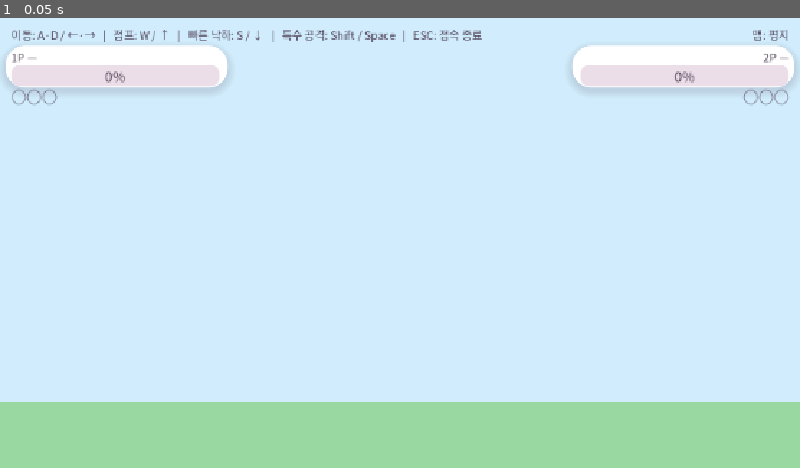
Above: before the commit, frame 1.
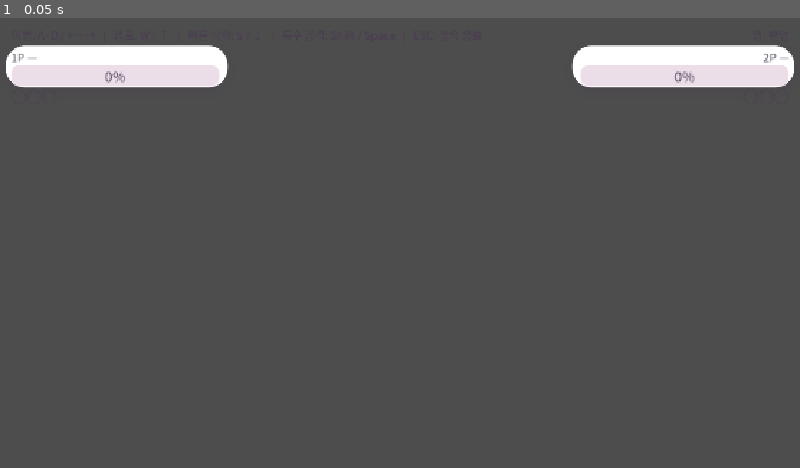
Above: after the commit, the same moment.

Repository: KADSA-OFFICIAL/Group-3
Game: Godot game, scene res://scenes/main.tscn
Two runs of this game, one before a commit and one after it. Both use one fixed random seed, a clock stepped at 60 frames per second and the inputs below. This scene is started directly instead of the project's main scene.
Inputs:
- Up to frame 1 (0.05 s): no input

The runs differ from the first frame. In frame 1, 95% of the frame differs, in the area x 0-100%, y 0-100%.
Error after the commit: Parse Error: Cannot infer the type of "path" variable because the value doesn't have a set type. (res://scripts/maps.gd:64)

Commit message:
feat: 맵 시스템과 맵 3종 추가 — 바다·용암·벽돌 (#62)
맵 시스템 자체가 없었다. main.tscn에 평지가 직접 박혀 있고 스폰 위치도 상수라
맵을 늘릴 자리가 없었다.

- scripts/maps.gd 신설 — 이름·씬 경로의 유일한 출처. 무기·캐릭터 표와 같은 형태
- scenes/maps/ 에 평지·바다·용암·벽돌. 평지는 main.tscn에 있던 지형을 그대로 옮겼다
- main.tscn에서 지형을 빼고 MapRoot만 남긴다. _ready()가 Lobby.map_name으로
  맵 씬을 붙인다 (모든 피어, 스폰보다 먼저)
- 스폰 위치를 맵 씬(Spawns/Spawn1·Spawn2)이 들고 있다
- 즉사 구역은 맵의 Hazard(Area2D) — 물·용암에 닿으면 서버가 죽인다
- 대기실 좌우 화살표 활성화. 맵 "랜덤"은 무기와 같이 서버가 확정한다

GameState.MAPS의 냉장고·봉지 속·위 속은 이 셋으로 교체됐다.
참고 사진은 배치만 참고하고 그림은 가져오지 않았다.

Co-Authored-By: Claude Opus 5 <noreply@anthropic.com>

Diff:
--- a/scenes/main.tscn
+++ b/scenes/main.tscn
@@ -10,44 +10,10 @@
 corner_radius_bottom_left = 12
 corner_detail = 10
 
-[sub_resource type="RectangleShape2D" id="RectangleShape2D_ground"]
-size = Vector2(1152, 96)
-
-[sub_resource type="RectangleShape2D" id="RectangleShape2D_wall"]
-size = Vector2(40, 648)
-
 [node name="Main" type="Node2D"]
 script = ExtResource("2_mainscript")
 
-[node name="Background" type="ColorRect" parent="."]
-offset_right = 1152.0
-offset_bottom = 648.0
-color = Color(0.82, 0.93, 0.99, 1)
-
-[node name="Ground" type="StaticBody2D" parent="."]
-position = Vector2(576, 600)
-
-[node name="GroundRect" type="ColorRect" parent="Ground"]
-offset_left = -576.0
-offset_top = -48.0
-offset_right = 576.0
-offset_bottom = 48.0
-color = Color(0.6, 0.85, 0.63, 1)
-
-[node name="CollisionShape2D" type="CollisionShape2D" parent="Ground"]
-shape = SubResource("RectangleShape2D_ground")
-
-[node name="WallLeft" type="StaticBody2D" parent="."]
-position = Vector2(-20, 324)
-
-[node name="CollisionShape2D" type="CollisionShape2D" parent="WallLeft"]
-shape = SubResource("RectangleShape2D_wall")
-
-[node name="WallRight" type="StaticBody2D" parent="."]
-position = Vector2(1172, 324)
-
-[node name="CollisionShape2D" type="CollisionShape2D" parent="WallRight"]
-shape = SubResource("RectangleShape2D_wall")
+[node name="MapRoot" type="Node2D" parent="."]
 
 [node name="Players" type="Node2D" parent="."]
 
--- /dev/null
+++ b/scenes/maps/brick.tscn
@@ -0,0 +1,99 @@
+[gd_scene format=3]
+
+[sub_resource type="RectangleShape2D" id="RectangleShape2D_ground"]
+size = Vector2(1152, 150)
+
+[sub_resource type="RectangleShape2D" id="RectangleShape2D_float"]
+size = Vector2(300, 40)
+
+[sub_resource type="RectangleShape2D" id="RectangleShape2D_side"]
+size = Vector2(240, 36)
+
+[sub_resource type="RectangleShape2D" id="RectangleShape2D_wall"]
+size = Vector2(40, 648)
+
+[node name="Brick" type="Node2D"]
+
+[node name="Background" type="ColorRect" parent="."]
+offset_right = 1152.0
+offset_bottom = 648.0
+color = Color(0.5, 0.62, 0.95, 1)
+
+[node name="Ground" type="StaticBody2D" parent="."]
+position = Vector2(576, 573)
+
+[node name="BrickRect" type="ColorRect" parent="Ground"]
+offset_left = -576.0
+offset_top = -75.0
+offset_right = 576.0
+offset_bottom = 75.0
+color = Color(0.72, 0.72, 0.72, 1)
+
+[node name="GrassRect" type="ColorRect" parent="Ground"]
+offset_left = -576.0
+offset_top = -75.0
+offset_right = 576.0
+offset_bottom = -51.0
+color = Color(0.28, 0.78, 0.24, 1)
+
+[node name="CollisionShape2D" type="CollisionShape2D" parent="Ground"]
+shape = SubResource("RectangleShape2D_ground")
+
+[node name="FloatPlatform" type="StaticBody2D" parent="."]
+position = Vector2(576, 250)
+
+[node name="Rect" type="ColorRect" parent="FloatPlatform"]
+offset_left = -150.0
+offset_top = -20.0
+offset_right = 150.0
+offset_bottom = 20.0
+color = Color(0.72, 0.72, 0.72, 1)
+
+[node name="CollisionShape2D" type="CollisionShape2D" parent="FloatPlatform"]
+shape = SubResource("RectangleShape2D_float")
+
+[node name="LeftPlatform" type="StaticBody2D" parent="."]
+position = Vector2(60, 420)
+
+[node name="Rect" type="ColorRect" parent="LeftPlatform"]
+offset_left = -120.0
+offset_top = -18.0
+offset_right = 120.0
+offset_bottom = 18.0
+color = Color(0.72, 0.72, 0.72, 1)
+
+[node name="CollisionShape2D" type="CollisionShape2D" parent="LeftPlatform"]
+shape = SubResource("RectangleShape2D_side")
+
+[node name="RightPlatform" type="StaticBody2D" parent="."]
+position = Vector2(1092, 420)
+
+[node name="Rect" type="ColorRect" parent="RightPlatform"]
+offset_left = -120.0
+offset_top = -18.0
+offset_right = 120.0
+offset_bottom = 18.0
+color = Color(0.72, 0.72, 0.72, 1)
+
+[node name="CollisionShape2D" type="CollisionShape2D" parent="RightPlatform"]
+shape = SubResource("RectangleShape2D_side")
+
+[node name="WallLeft" type="StaticBody2D" parent="."]
+position = Vector2(-20, 324)
+
+[node name="CollisionShape2D" type="CollisionShape2D" parent="WallLeft"]
+shape = SubResource("RectangleShape2D_wall")
+
+[node name="WallRight" type="StaticBody2D" parent="."]
+position = Vector2(1172, 324)
+
+[node name="CollisionShape2D" type="CollisionShape2D" parent="WallRight"]
+shape = SubResource("RectangleShape2D_wall")
+
+[node name="Spawns" type="Node2D" parent="."]
+
+[node name="Spawn1" type="Marker2D" parent="Spawns"]
+position = Vector2(400, 440)
+
+[node name="Spawn2" type="Marker2D" parent="Spawns"]
+position = Vector2(752, 440)
--- /dev/null
+++ b/scenes/maps/flat.tscn
@@ -0,0 +1,47 @@
+[gd_scene format=3]
+
+[sub_resource type="RectangleShape2D" id="RectangleShape2D_ground"]
+size = Vector2(1152, 96)
+
+[sub_resource type="RectangleShape2D" id="RectangleShape2D_wall"]
+size = Vector2(40, 648)
+
+[node name="Flat" type="Node2D"]
+
+[node name="Background" type="ColorRect" parent="."]
+offset_right = 1152.0
+offset_bottom = 648.0
+color = Color(0.53, 0.81, 0.92, 1)
+
+[node name="Ground" type="StaticBody2D" parent="."]
+position = Vector2(576, 600)
+
+[node name="GroundRect" type="ColorRect" parent="Ground"]
+offset_left = -576.0
+offset_top = -48.0
+offset_right = 576.0
+offset_bottom = 48.0
+color = Color(0.36, 0.66, 0.32, 1)
+
+[node name="CollisionShape2D" type="CollisionShape2D" parent="Ground"]
+shape = SubResource("RectangleShape2D_ground")
+
+[node name="WallLeft" type="StaticBody2D" parent="."]
+position = Vector2(-20, 324)
+
+[node name="CollisionShape2D" type="CollisionShape2D" parent="WallLeft"]
+shape = SubResource("RectangleShape2D_wall")
+
+[node name="WallRight" type="StaticBody2D" parent="."]
+position = Vector2(1172, 324)
+
+[node name="CollisionShape2D" type="CollisionShape2D" parent="WallRight"]
+shape = SubResource("RectangleShape2D_wall")
+
+[node name="Spawns" type="Node2D" parent="."]
+
+[node name="Spawn1" type="Marker2D" parent="Spawns"]
+position = Vector2(300, 500)
+
+[node name="Spawn2" type="Marker2D" parent="Spawns"]
+position = Vector2(852, 500)
--- /dev/null
+++ b/scenes/maps/lava.tscn
@@ -0,0 +1,66 @@
+[gd_scene format=3]
+
+[sub_resource type="RectangleShape2D" id="RectangleShape2D_island"]
+size = Vector2(620, 120)
+
+[sub_resource type="RectangleShape2D" id="RectangleShape2D_lava"]
+size = Vector2(1552, 160)
+
+[node name="Lava" type="Node2D"]
+
+[node name="Background" type="ColorRect" parent="."]
+offset_right = 1152.0
+offset_bottom = 648.0
+color = Color(0.45, 0.15, 0.16, 1)
+
+[node name="Glow" type="ColorRect" parent="."]
+offset_top = 300.0
+offset_right = 1152.0
+offset_bottom = 560.0
+color = Color(0.58, 0.19, 0.15, 1)
+
+[node name="LavaRect" type="ColorRect" parent="."]
+offset_top = 560.0
+offset_right = 1152.0
+offset_bottom = 648.0
+color = Color(0.95, 0.55, 0.11, 1)
+
+[node name="LavaTop" type="ColorRect" parent="."]
+offset_top = 560.0
+offset_right = 1152.0
+offset_bottom = 572.0
+color = Color(1, 0.75, 0.28, 1)
+
+[node name="Island" type="StaticBody2D" parent="."]
+position = Vector2(576, 500)
+
+[node name="Rock" type="ColorRect" parent="Island"]
+offset_left = -310.0
+offset_top = -60.0
+offset_right = 310.0
+offset_bottom = 60.0
+color = Color(0.22, 0.23, 0.32, 1)
+
+[node name="Crust" type="ColorRect" parent="Island"]
+offset_left = -310.0
+offset_top = -60.0
+offset_right = 310.0
+offset_bottom = -44.0
+color = Color(1, 0.62, 0.18, 1)
+
+[node name="CollisionShape2D" type="CollisionShape2D" parent="Island"]
+shape = SubResource("RectangleShape2D_island")
+
+[node name="Hazard" type="Area2D" parent="."]
+position = Vector2(576, 640)
+
+[node name="CollisionShape2D" type="CollisionShape2D" parent="Hazard"]
+shape = SubResource("RectangleShape2D_lava")
+
+[node name="Spawns" type="Node2D" parent="."]
+
+[node name="Spawn1" type="Marker2D" parent="Spawns"]
+position = Vector2(400, 400)
+
+[node name="Spawn2" type="Marker2D" parent="Spawns"]
+position = Vector2(752, 400)
--- /dev/null
+++ b/scenes/maps/ocean.tscn
@@ -0,0 +1,119 @@
+[gd_scene format=3]
+
+[sub_resource type="RectangleShape2D" id="RectangleShape2D_small"]
+size = Vector2(160, 24)
+
+[sub_resource type="RectangleShape2D" id="RectangleShape2D_mid"]
+size = Vector2(380, 24)
+
+[sub_resource type="RectangleShape2D" id="RectangleShape2D_top"]
+size = Vector2(210, 24)
+
+[sub_resource type="RectangleShape2D" id="RectangleShape2D_column"]
+size = Vector2(28, 200)
+
+[sub_resource type="RectangleShape2D" id="RectangleShape2D_water"]
+size = Vector2(1552, 200)
+
+[node name="Ocean" type="Node2D"]
+
+[node name="Background" type="ColorRect" parent="."]
+offset_right = 1152.0
+offset_bottom = 648.0
+color = Color(0.33, 0.4, 0.68, 1)
+
+[node name="Sky" type="ColorRect" parent="."]
+offset_right = 1152.0
+offset_bottom = 300.0
+color = Color(0.42, 0.5, 0.76, 1)
+
+[node name="WaterRect" type="ColorRect" parent="."]
+offset_top = 520.0
+offset_right = 1152.0
+offset_bottom = 648.0
+color = Color(0.13, 0.36, 0.72, 1)
+
+[node name="WaterFoam" type="ColorRect" parent="."]
+offset_top = 520.0
+offset_right = 1152.0
+offset_bottom = 534.0
+color = Color(0.85, 0.94, 1, 1)
+
+[node name="Tower" type="StaticBody2D" parent="."]
+position = Vector2(576, 470)
+
+[node name="ColumnRect" type="ColorRect" parent="Tower"]
+offset_left = -14.0
+offset_top = -100.0
+offset_right = 14.0
+offset_bottom = 100.0
+color = Color(0.55, 0.57, 0.6, 1)
+
+[node name="CollisionShape2D" type="CollisionShape2D" parent="Tower"]
+shape = SubResource("RectangleShape2D_column")
+
+[node name="TopPlatform" type="StaticBody2D" parent="."]
+position = Vector2(576, 258)
+
+[node name="Rect" type="ColorRect" parent="TopPlatform"]
+offset_left = -105.0
+offset_top = -12.0
+offset_right = 105.0
+offset_bottom = 12.0
+color = Color(0.62, 0.64, 0.67, 1)
+
+[node name="CollisionShape2D" type="CollisionShape2D" parent="TopPlatform"]
+shape = SubResource("RectangleShape2D_top")
+
+[node name="MidPlatform" type="StaticBody2D" parent="."]
+position = Vector2(576, 382)
+
+[node name="Rect" type="ColorRect" parent="MidPlatform"]
+offset_left = -190.0
+offset_top = -12.0
+offset_right = 190.0
+offset_bottom = 12.0
+color = Color(0.62, 0.64, 0.67, 1)
+
+[node name="CollisionShape2D" type="CollisionShape2D" parent="MidPlatform"]
+shape = SubResource("RectangleShape2D_mid")
+
+[node name="LeftPlatform" type="StaticBody2D" parent="."]
+position = Vector2(240, 512)
+
+[node name="Rect" type="ColorRect" parent="LeftPlatform"]
+offset_left = -80.0
+offset_top = -12.0
+offset_right = 80.0
+offset_bottom = 12.0
+color = Color(0.62, 0.64, 0.67, 1)
+
+[node name="CollisionShape2D" type="CollisionShape2D" parent="LeftPlatform"]
+shape = SubResource("RectangleShape2D_small")
+
+[node name="RightPlatform" type="StaticBody2D" parent="."]
+position = Vector2(912, 512)
+
+[node name="Rect" type="ColorRect" parent="RightPlatform"]
+offset_left = -80.0
+offset_top = -12.0
+offset_right = 80.0
+offset_bottom = 12.0
+color = Color(0.62, 0.64, 0.67, 1)
+
+[node name="CollisionShape2D" type="CollisionShape2D" parent="RightPlatform"]
+shape = SubResource("RectangleShape2D_small")
+
+[node name="Hazard" type="Area2D" parent="."]
+position = Vector2(576, 640)
+
+[node name="CollisionShape2D" type="CollisionShape2D" parent="Hazard"]
+shape = SubResource("RectangleShape2D_water")
+
+[node name="Spawns" type="Node2D" parent="."]
+
+[node name="Spawn1" type="Marker2D" parent="Spawns"]
+position = Vector2(240, 460)
+
+[node name="Spawn2" type="Marker2D" parent="Spawns"]
+position = Vector2(912, 460)
--- a/scripts/combat.gd
+++ b/scripts/combat.gd
@@ -54,7 +54,7 @@
 
 ## 낙사 경계 — 화면(1152×648) 밖으로 이만큼 벗어나면 낙사.
 ## "일반 평맵" 은 좌우 벽이 있어서 낙사가 일어나지 않는다.
-## 낙사 공중다리·위 속 같은 맵에서 쓴다.
+## 좌우 벽이 없는 맵(용암 등)에서 쓴다. 물·용암에 닿는 즉사는 맵의 Hazard가 따로 판정한다.
 const FALL_MARGIN_BOTTOM := 200.0
 const FALL_MARGIN_SIDE := 150.0
 
--- a/scripts/game_state.gd
+++ b/scripts/game_state.gd
@@ -13,7 +13,11 @@
 ## 실제 무기 표는 `scripts/weapons.gd`에 있고 여기서는 앞에 "랜덤"만 붙인다 —
 ## **무기를 추가·변경하려면 `Weapons.LIST`를 고친다.** 통합 가이드: docs/weapon-system.md
 var WEAPONS: Array[String] = _selectable_weapons()
-const MAPS := ["랜덤", "평지", "냉장고", "봉지 속", "위 속"]
+## 선택 가능한 맵 목록. 0번 "랜덤"은 실제 맵이 아니며 서버가 확정한다.
+##
+## 실제 맵 표는 `scripts/maps.gd`에 있고 여기서는 앞에 "랜덤"만 붙인다 —
+## **맵을 추가·변경하려면 `Maps.LIST`를 고친다.**
+var MAPS: Array[String] = _selectable_maps()
 
 var p1_config := {"weapon": Weapons.RANDOM, "character": Characters.id_at(0)}
 var p2_config := {"weapon": Weapons.RANDOM, "character": Characters.id_at(1)}
@@ -29,3 +33,10 @@
 	var out: Array[String] = [Weapons.RANDOM]
 	out.append_array(Weapons.names())
 	return out
+
+
+## "랜덤" + 맵 표 전체. 마찬가지로 Maps에서 만들어 쓴다.
+static func _selectable_maps() -> Array[String]:
+	var out: Array[String] = [Maps.RANDOM]
+	out.append_array(Maps.names())
+	return out
--- a/scripts/lobby.gd
+++ b/scripts/lobby.gd
@@ -11,7 +11,8 @@
 ## 경기가 끝나 대기실로 돌아가라는 서버 지시.
 signal match_ended
 
-const DEFAULT_MAP := "평지"
+## 대기실 기본 맵. 실제 맵 목록은 Maps 표가 들고 있다.
+const DEFAULT_MAP := Maps.RANDOM
 
 ## 접속 순서. 먼저 들어온 peer가 1P(슬롯 0)다.
 var order: Array = []
@@ -54,6 +55,12 @@
 ## 내 준비 여부를 서버에 알린다 (클라이언트에서 호출).
 func submit_ready(flag: bool) -> void:
 	_receive_ready.rpc_id(1, flag)
+
+
+## 맵 선택을 서버에 알린다 (클라이언트에서 호출). 맵은 둘이 공유하는 하나뿐이라
+## 누가 바꾸든 양쪽에 적용된다.
+func submit_map(new_map: String) -> void:
+	_receive_map.rpc_id(1, new_map)
 
 
 # ─────────────────────────── 서버 전용 ───────────────────────────
@@ -103,6 +110,19 @@
 	_check_start()
 
 
+@rpc("any_peer", "call_remote", "reliable")
+func _receive_map(new_map: String) -> void:
+	if not multiplayer.is_server():
+		return
+	if not order.has(multiplayer.get_remote_sender_id()):
+		return
+	# 목록에 없는 값은 무시한다 — "랜덤"은 실제 맵이 아니지만 선택지로는 유효하다.
+	if new_map != Maps.RANDOM and not Maps.has(new_map):
+		return
+	map_name = new_map
+	_broadcast()
+
+
 ## 클라이언트가 보낸 값이 목록에 있는 값인지 확인한다.
 func _sanitize(config: Dictionary, slot: int) -> Dictionary:
 	var base := default_config(slot)
@@ -131,6 +151,8 @@
 		var config: Dictionary = configs[peer_id]
 		config["weapon"] = _resolve_weapon(config["weapon"])
 		configs[peer_id] = config
+	# 맵 "랜덤"도 여기서 확정해야 양쪽이 같은 지형을 깐다.
+	map_name = Maps.resolve(map_name)
 	_broadcast()
 	_begin_match.rpc()
 
--- a/scripts/main.gd
+++ b/scripts/main.gd
@@ -11,6 +11,7 @@
 
 const PLAYER_SCENE := preload("res://scenes/player.tscn")
 const PROJECTILE_SCENE := preload("res://scenes/projectile.tscn")
+## 맵에 Spawns가 없을 때만 쓰는 대비값. 정상 경로에서는 맵 씬이 위치를 들고 있다.
 const SPAWN_POSITIONS := [Vector2(300, 500), Vector2(852, 500)]
 
 ## 근접 "닿으면" 판정 거리. 젤리 몸통이 48px이므로 두 몸통이 맞닿는 거리다.
@@ -44,6 +45,11 @@
 ## 화면 가운데 안내. ""이면 아무것도 표시하지 않는다.
 var banner := ""
 
+## 현재 깔린 맵 지형과 그 즉사 구역 (물·용암). 없는 맵이면 _hazard가 null이다.
+var _map: Node2D = null
+var _hazard: Area2D = null
+
+@onready var map_root: Node2D = $MapRoot
 @onready var players_root: Node2D = $Players
 @onready var projectiles_root: Node2D = $Projectiles
 @onready var player_spawner: MultiplayerSpawner = $PlayerSpawner
@@ -52,6 +58,9 @@
 
 func _ready() -> void:
 	$MapLabel.text = "맵: " + Lobby.map_name
+	# 지형은 모든 피어에서 똑같이 깔려야 한다 — 스폰보다 먼저 붙인다.
+	# 서버가 대기실에서 "랜덤"을 확정해 두므로 양쪽이 같은 맵을 받는다.
+	_load_map(Lobby.map_name)
 	# 스폰 함수는 모든 피어에서 등록되어야 한다 — 서버 판정보다 먼저 설정한다.
 	player_spawner.spawn_function = _spawn_player
 	projectile_spawner.spawn_function = _spawn_projectile
@@ -173,13 +182,17 @@
 	_broadcast_round("")
 
 
-## 화면 밖으로 나가면 낙사. 좌우 벽이 있는 맵에서는 일어나지 않는다.
+## 낙사 — 화면 밖으로 나가거나 즉사 구역(물·용암)에 닿으면 죽는다.
+## 좌우 벽이 있고 즉사 구역이 없는 맵(평지·벽돌)에서는 일어나지 않는다.
 func _check_falls() -> void:
 	if _match_over:
 		return
 	var screen := Vector2(get_viewport_rect().size)
+	var drowning := _hazard.get_overlapping_bodies() if _hazard != null else []
 	for player: Player in players_root.get_children():
-		if player.alive and Combat.is_out_of_bounds(player.global_position, screen):
+		if not player.alive:
+			continue
+		if Combat.is_out_of_bounds(player.global_position, screen) or drowning.has(player):
 			player.server_kill()
 
 
@@ -225,7 +238,28 @@
 	_update_hud()
 
 
+# ─────────────────────────── 맵 ───────────────────────────
+
+## 맵 지형을 MapRoot 아래에 붙인다. 모든 피어에서 호출된다.
+func _load_map(map_name: String) -> void:
+	for child in map_root.get_children():
+		child.queue_free()
+	_map = null
+	var scene := Maps.scene(map_name)
+	if scene == null:
+		push_error("맵 씬을 찾지 못했습니다: %s" % map_name)
+		return
+	_map = scene.instantiate() as Node2D
+	map_root.add_child(_map)
+	_hazard = _map.get_node_or_null("Hazard") as Area2D
+
+
+## 맵이 들고 있는 스폰 지점. 맵에 없으면 대비값을 쓴다.
 func _spawn_position(index: int) -> Vector2:
+	if _map != null:
+		var marker := _map.get_node_or_null("Spawns/Spawn%d" % (index + 1)) as Marker2D
+		if marker != null:
+			return marker.global_position
 	return SPAWN_POSITIONS[index % SPAWN_POSITIONS.size()]
 
 
--- /dev/null
+++ b/scripts/maps.gd
@@ -0,0 +1,69 @@
+class_name Maps
+extends RefCounted
+## 맵 표. 이름과 씬 경로의 유일한 출처.
+##
+## **맵을 추가·변경하려면 이 LIST와 씬 파일만 고친다** — 대기실 선택지(`GameState.MAPS`),
+## 서버 검증·랜덤 확정(`Lobby`), 전투 화면의 지형 로드가 모두 여기서 나온다.
+##
+## ## 맵 씬이 지켜야 할 것
+##
+## - 루트는 `Node2D`.
+## - `Spawns` 아래에 `Spawn1`·`Spawn2` (Marker2D). 순서가 1P·2P이고 서로 마주 본다.
+## - 지형은 `StaticBody2D` + `CollisionShape2D`.
+## - 즉사 구역(물·용암)이 있으면 `Hazard`(Area2D). 닿으면 서버가 죽인다.
+## - 배경까지 맵이 그린다. 맵마다 하늘색이 다르다.
+##
+## 좌우 벽이 없는 맵은 화면 밖으로 나가면 `Combat.is_out_of_bounds()`로 낙사한다.
+
+const DIR := "res://scenes/maps/"
+
+## 실제 맵이 아닌 특수값. 서버가 실제 맵 하나로 확정한다 (resolve 참고).
+const RANDOM := "랜덤"
+
+const LIST: Array[Dictionary] = [
+	{"name": "평지", "file": "flat.tscn"},
+	{"name": "바다", "file": "ocean.tscn"},
+	{"name": "용암", "file": "lava.tscn"},
+	{"name": "벽돌", "file": "brick.tscn"},
+]
+
+
+static func names() -> Array[String]:
+	var out: Array[String] = []
+	for map in LIST:
+		out.append(map["name"])
+	return out
+
+
+static func get_map(map_name: String) -> Dictionary:
+	for map in LIST:
+		if map["name"] == map_name:
+			return map
+	return {}
+
+
+static func has(map_name: String) -> bool:
+	return not get_map(map_name).is_empty()
+
+
+static func default_name() -> String:
+	return LIST[0]["name"]
+
+
+## "랜덤"을 실제 맵 이름으로 바꾼다.
+## **서버에서만 호출한다** — 클라이언트가 각자 뽑으면 양쪽이 다른 맵을 본다.
+static func resolve(map_name: String) -> String:
+	if map_name == RANDOM:
+		return names().pick_random()
+	return map_name
+
+
+## 맵 지형 씬. 이름이 목록에 없거나 파일이 없으면 첫 맵으로 대신한다 —
+## 맵을 못 불러와서 허공에서 시작하는 것보다 낫다.
+static func scene(map_name: String) -> PackedScene:
+	var path := DIR + get_map(map_name).get("file", "")
+	if not ResourceLoader.exists(path):
+		path = DIR + LIST[0]["file"]
+	if not ResourceLoader.exists(path):
+		return null
+	return load(path)
--- a/scripts/select.gd
+++ b/scripts/select.gd
@@ -16,9 +16,10 @@
 	$HomeButton.pressed.connect(_on_home_pressed)
 	go_button.pressed.connect(_on_ready_pressed)
 
-	# 맵은 서버가 정한다. 현재 평지만 구현되어 있어 좌우 화살표는 비활성.
-	$LeftArrow.disabled = true
-	$RightArrow.disabled = true
+	# 맵은 둘이 공유하는 하나뿐이라 누가 바꾸든 양쪽에 적용된다.
+	# 값을 정하는 것은 서버이고 여기서는 "다음/이전" 요청만 보낸다.
+	$LeftArrow.pressed.connect(_cycle_map.bind(-1))
+	$RightArrow.pressed.connect(_cycle_map.bind(1))
 
 	for panel in panels:
 		panel.config_changed.connect(_on_my_config_changed)
@@ -75,6 +76,13 @@
 	return "준비 완료" if flag else "선택 중"
 
 
+## 맵 목록을 한 칸 옮겨 서버에 알린다. 표시는 서버가 보낸 값을 받아서 갱신된다.
+func _cycle_map(step: int) -> void:
+	var maps := GameState.MAPS
+	var index := maxi(maps.find(Lobby.map_name), 0)
+	Lobby.submit_map(maps[posmod(index + step, maps.size())])
+
+
 func _on_my_config_changed() -> void:
 	if _my_panel == null:
 		return
Not shown: 1 places in scenes/main.tscn that only renumber resources
Not shown, changed: AGENTS.md
Not shown, changed: CLAUDE.md
Not shown, changed: docs/무기_수치_초안.md
